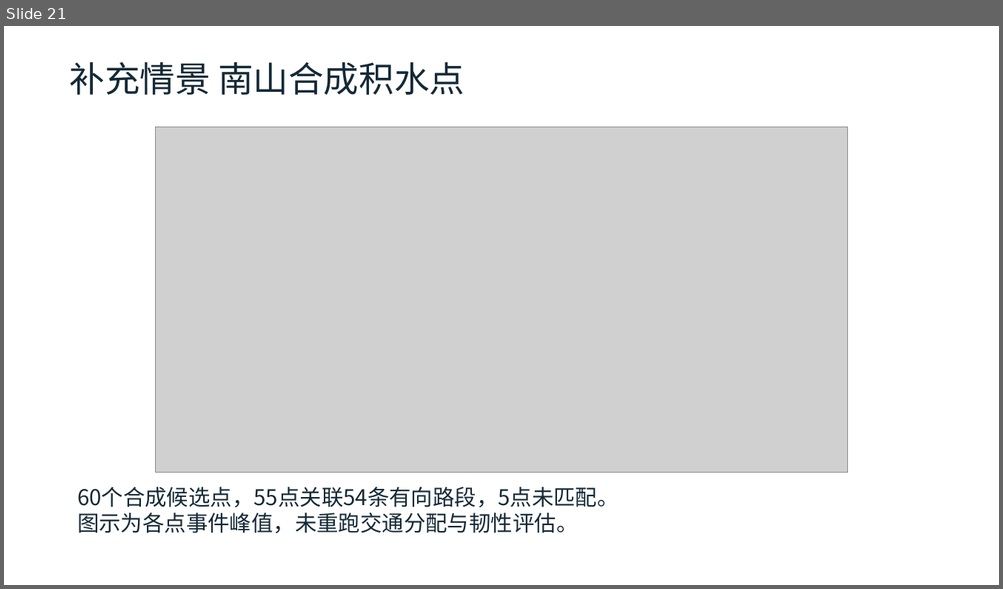
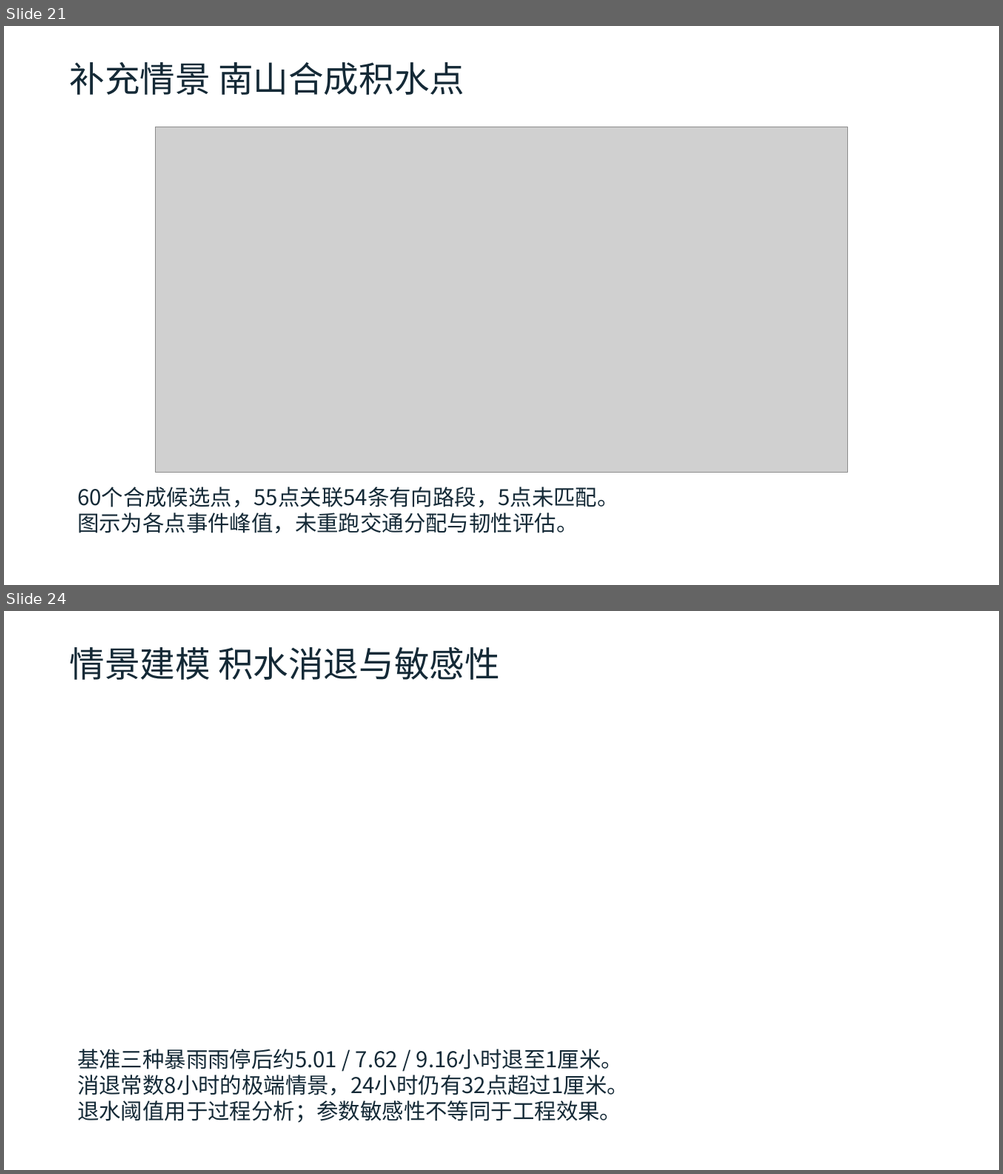
Before and after one commit to zhzhzh666/jiaotong, a slide deck: docs/deliverables/开题与阶段进展汇报.pptx. Shown one above the other, each under a label of ours: slide 21 before the commit, slides 21 and 24 after it; the slides between them are not shown. The pictures are 1003x589 and 1003x1174 pixels, drawn with LibreOffice and Linux fonts; fonts in the diff are those of the drawing; grey boxes stand for pictures. Boxes give left, top, right and bottom in pixels: in the first picture for what was removed or moved away, otherwise in the second. Text is boxed around its words. In the diff, an @@ line names an element or a change of style, - is before the commit and + after.

```diff
--- a/docs/deliverables/开题与阶段进展汇报.pptx
+++ b/docs/deliverables/开题与阶段进展汇报.pptx
@@ slide 24 added at (4,611,999,1170), background #FFFFFF @@
@@ text added at (70,647,499,680), 34 pt, text #142936 @@
+情景建模 积水消退与敏感性
@@ text added at (77,1049,629,1123), 21 pt, text #142936 @@
+基准三种暴雨雨停后约5.01 / 7.62 / 9.16小时退至1厘米。
+消退常数8小时的极端情景，24小时仍有32点超过1厘米。
+退水阈值用于过程分析；参数敏感性不等同于工程效果。
```
Also in this commit, not shown: 2 slides changed, 1 other slide added, 35 other files.
